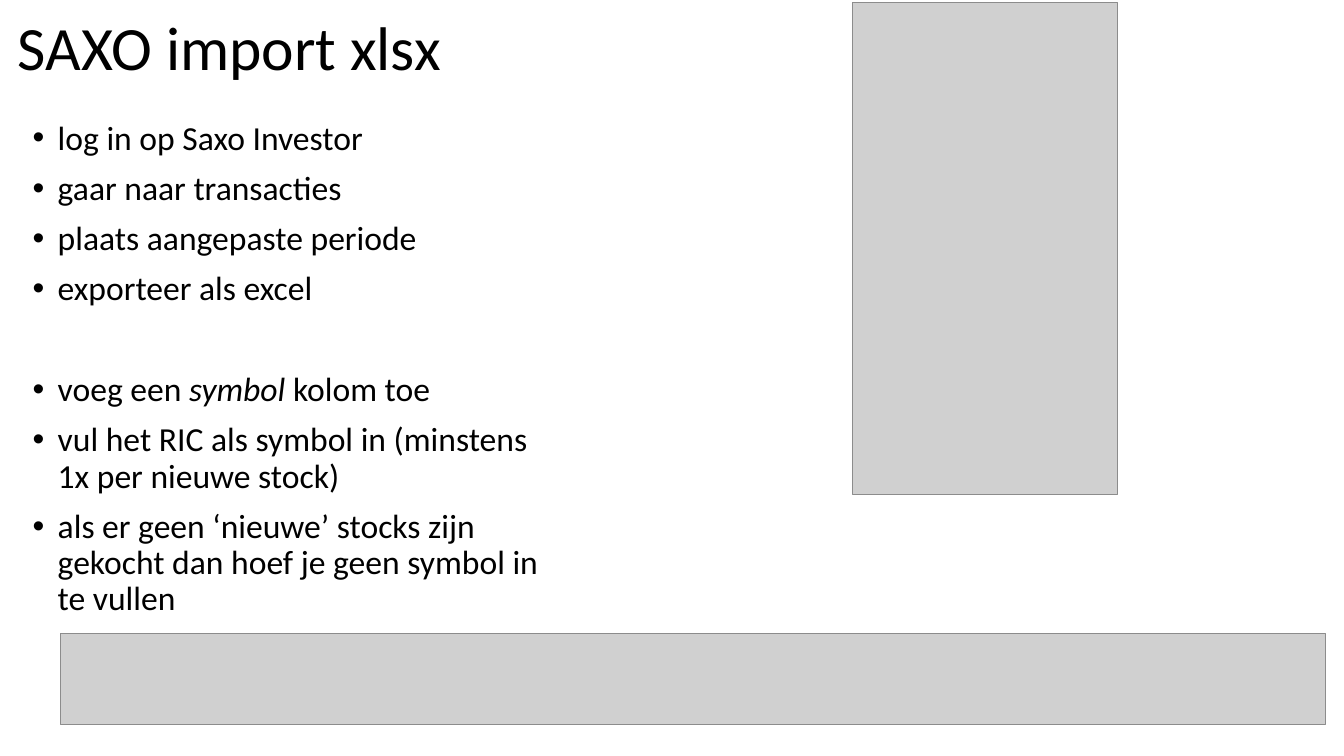
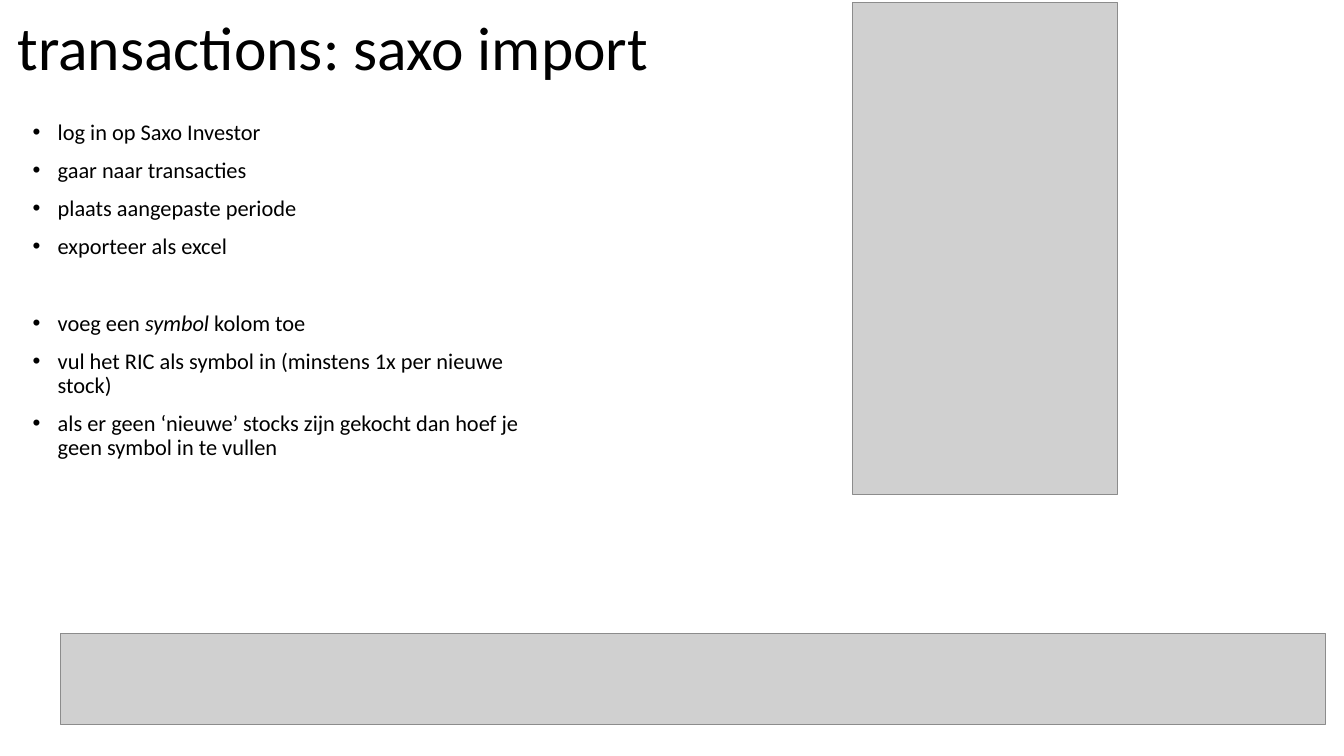
Before and after one commit to jorritvm/stocks_dashboard, a slide deck: slide 18 of doc/stock_dashboard_documentation.pptx (slide 20 before the commit). Drawn at 1344x756 pixels with LibreOffice and Linux fonts; fonts in the diff are those of the drawing; grey boxes stand for pictures. Boxes give left, top, right and bottom in pixels: in the first picture for what was removed or moved away, otherwise in the second. Text is boxed around its words. In the diff, an @@ line names an element or a change of style, - is before the commit and + after.

Commit message:
fix saxo data upload

```diff
--- a/doc/stock_dashboard_documentation.pptx
+++ b/doc/stock_dashboard_documentation.pptx
@@ title at box(18, 27, 648, 80): text changed @@
-SAXO import xlsx
+transactions: saxo import
@@ text "log in op Saxo Investor" at box(58, 124, 518, 459): size 24 to 16 pt @@
```
Also in this commit, not shown: 3 other slides changed, 5 other files.
